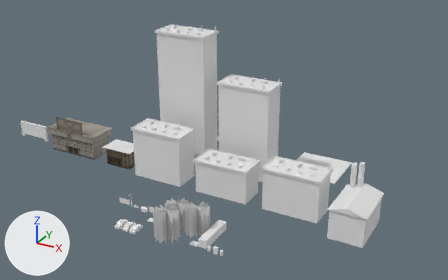
The Blender file World/Objects/Buildings/SovietPSXCity/Soviet PSX City Pack.blend1.blend, before and after one commit.
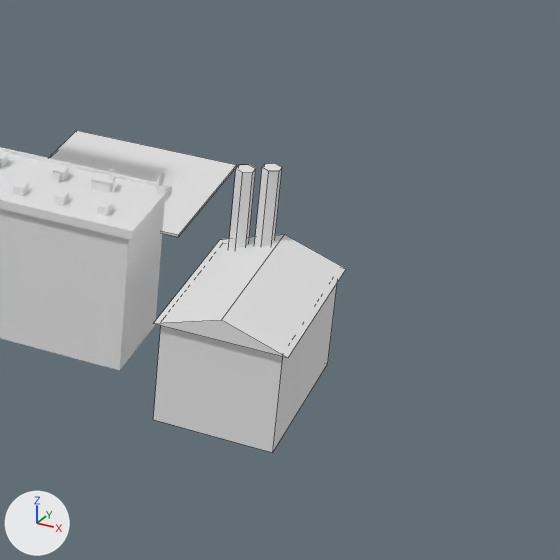
Each version is shown whole from a 50 mm camera at (63.8, -165.8, 100.9) aimed at (-29.6, 4.2, 16.0), then close up on the part from 63% to 100% of the width and 41% to 100% of the height. Arrows for +X, +Y and +Z are at lower left; the lights stay in place. The first two pictures are the older version. The close-ups show mesh edges as thin lines.

Objects in the first close-up: 'Apartment_01', 'IndustrialBuilding', 'Parking'.
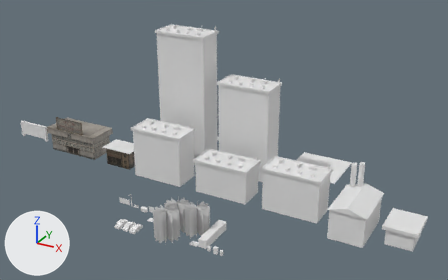
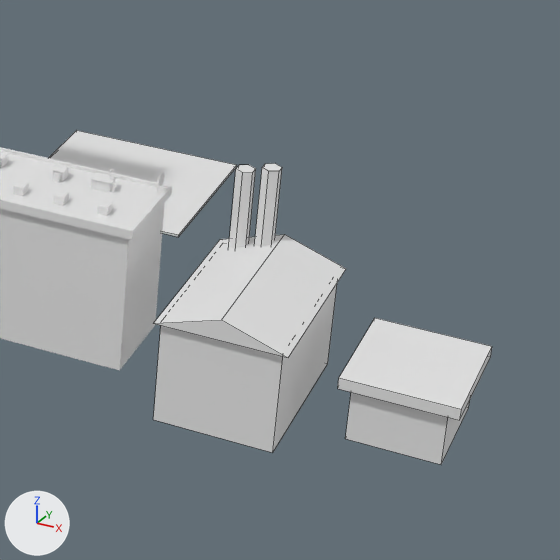
What differs and where, as boxes [x1, y1, x2, y2] in the close-ups (560 x 560 px):
'IndustrialHut', added
    after: [338, 318, 492, 464]
    faces in mat_m_rooftile (its picture is missing): [338, 318, 492, 420]
    faces in mat_m_werehousefront (its picture is missing): [345, 392, 448, 464]
    faces in mat_m_werehouseside (its picture is missing): [441, 401, 470, 464]

Edits to the bpy script that builds the scene:
```text
Add me_cube_024:
    me_cube_024.from_pydata([(-4.15, -5.14, 0.0), (-4.15, -5.14, 5.16), (-4.15, 5.14, 0.0), (-4.15, 5.14, 5.16), (4.11, -5.14, 0.0), (4.11, -5.14, 5.16), (4.11, 5.14, 0.0), (4.11, 5.14, 5.16), (-5.17, -5.86, 5.16), (-5.17, -5.86, 6.24), (-5.17, 5.86, 5.16), (-5.17, 5.86, 6.24), (5.21, -5.86, 5.16), (5.21, -5.86, 6.24), (5.21, 5.86, 5.16), (5.21, 5.86, 6.24)], [], [(0, 1, 3, 2), (2, 3, 7, 6), (6, 7, 5, 4), (4, 5, 1, 0), (2, 6, 4, 0), (7, 3, 1, 5), (8, 9, 11, 10), (14, 15, 13, 12), (12, 13, 9, 8), (10, 14, 12, 8), (15, 11, 9, 13), (10, 11, 15, 14)])
    for i in [4, *range(6, 12)]: me_cube_024.polygons[i].material_index = 1
    for i in [0, 1, 2]: me_cube_024.polygons[i].material_index = 2
    me_cube_024.materials.append(mat_m_werehousefront)  # its picture is missing
    me_cube_024.materials.append(mat_m_rooftile)  # its picture is missing
    me_cube_024.materials.append(mat_m_werehouseside)  # its picture is missing
Add ob_industrialhut:
    ob_industrialhut = bpy.data.objects.new('IndustrialHut', me_cube_024)
    ob_industrialhut.location = (34.6, -2.6, 0.0)
```
